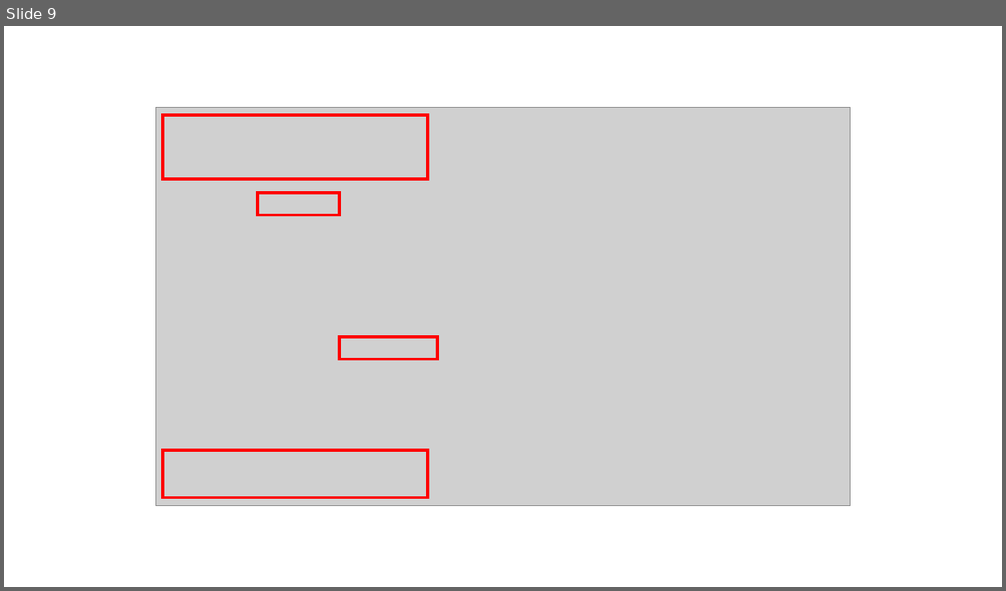
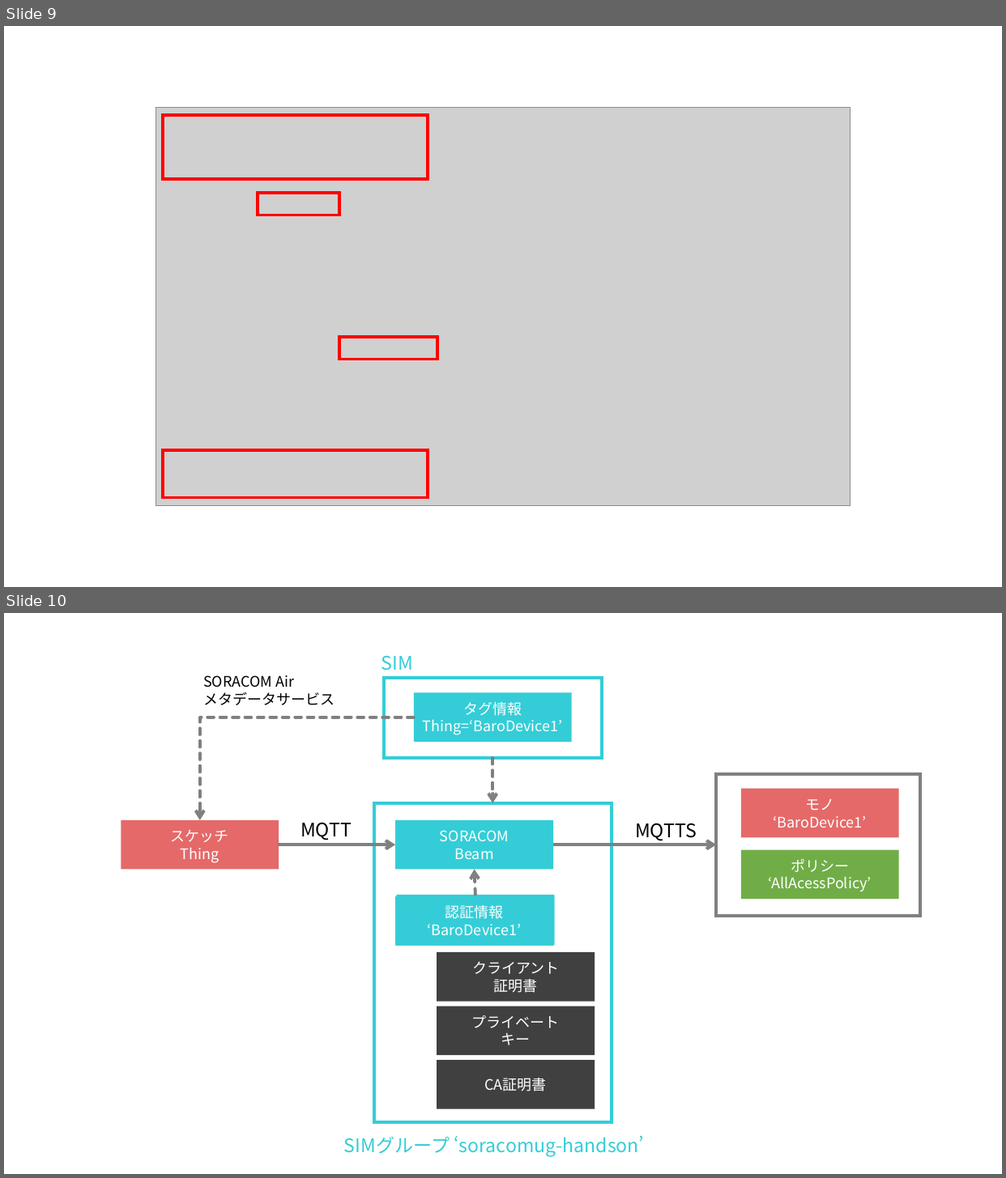
Before and after one commit to soracomug/explorer2019-handson, a slide deck: handson3/media/figure.pptx. Shown one above the other, each under a label of ours: slide 9 before the commit, slides 9 and 10 after it. The pictures are 1006x591 and 1006x1178 pixels, drawn with LibreOffice and Linux fonts; fonts in the diff are those of the drawing; grey boxes stand for pictures. Boxes give left, top, right and bottom in pixels: in the first picture for what was removed or moved away, otherwise in the second. Text is boxed around its words. In the diff, an @@ line names an element or a change of style, - is before the commit and + after.

Commit message:
Update handson3

```diff
--- a/handson3/media/figure.pptx
+++ b/handson3/media/figure.pptx
@@ slide 10 added at bbox=[4, 613, 1002, 1174], background #FFFFFF @@
@@ text added at bbox=[381, 656, 413, 671], 18 pt, text #34CDD7 @@
+SIM
@@ text added at bbox=[203, 675, 334, 705], 14 pt, text #000000 @@
+SORACOM Air
+メタデータサービス
@@ rectangle added at bbox=[384, 677, 602, 757], fill #FFFFFF, outline #34CDD7 3 pt @@
@@ rectangle added at bbox=[414, 693, 572, 743], fill #34CDD7, 14 pt, text #FFFFFF @@
+タグ情報
+Thing=‘BaroDevice1’
@@ elbow arrow added from (414, 717) to (200, 820), #808080 3 pt dashed @@
@@ arrow added from (493, 758) to (493, 803), #808080 3 pt dashed @@
@@ rectangle added at bbox=[717, 774, 920, 916], fill #FFFFFF, outline #808080 3 pt @@
@@ rectangle added at bbox=[374, 803, 612, 1122], fill #FFFFFF, outline #34CDD7 3 pt @@
@@ rectangle added at bbox=[741, 789, 899, 838], fill #E56969, 14 pt, text #FFFFFF @@
+モノ
+‘BaroDevice1’
@@ rectangle added at bbox=[121, 820, 279, 870], fill #E56969, 14 pt, text #FFFFFF @@
+スケッチ
+Thing
@@ text added at bbox=[300, 822, 351, 841], 18 pt, text #000000 @@
+MQTT
@@ rectangle added at bbox=[395, 820, 553, 870], fill #34CDD7, 14 pt, text #FFFFFF @@
+SORACOM
+Beam
@@ text added at bbox=[635, 823, 697, 841], 18 pt, text #000000 @@
+MQTTS
@@ arrow added from (279, 845) to (395, 845), #808080 3 pt @@
@@ arrow added from (553, 845) to (717, 845), #808080 3 pt @@
@@ rectangle added at bbox=[741, 850, 899, 900], fill #70AD47, 14 pt, text #FFFFFF @@
+ポリシー
+‘AllAcessPolicy’
@@ arrow added from (475, 895) to (474, 870), #808080 3 pt dashed @@
@@ rectangle added at bbox=[395, 897, 553, 946], fill #34CDD7, 14 pt, text #FFFFFF @@
+認証情報
+‘BaroDevice1’
@@ rectangle added at bbox=[396, 895, 554, 944], fill #34CDD7, 14 pt, text #FFFFFF @@
+認証情報
+‘BaroDevice1’
@@ rectangle added at bbox=[396, 897, 554, 946], fill #34CDD7, 14 pt, text #FFFFFF @@
+認証情報
+‘BaroDevice1’
@@ rectangle added at bbox=[437, 952, 594, 1002], fill #404040, 14 pt, text #FFFFFF @@
+クライアント
+証明書
@@ rectangle added at bbox=[437, 1006, 594, 1055], fill #404040, 14 pt, text #FFFFFF @@
+プライベート
+キー
@@ rectangle added at bbox=[437, 1061, 594, 1110], fill #404040, 14 pt, text #FFFFFF @@
+CA証明書
@@ text added at bbox=[344, 1135, 644, 1157], 18 pt, text #34CDD7 @@
+SIMグループ ‘soracomug-handson’
```
Also in this commit, not shown: 7 other files.
